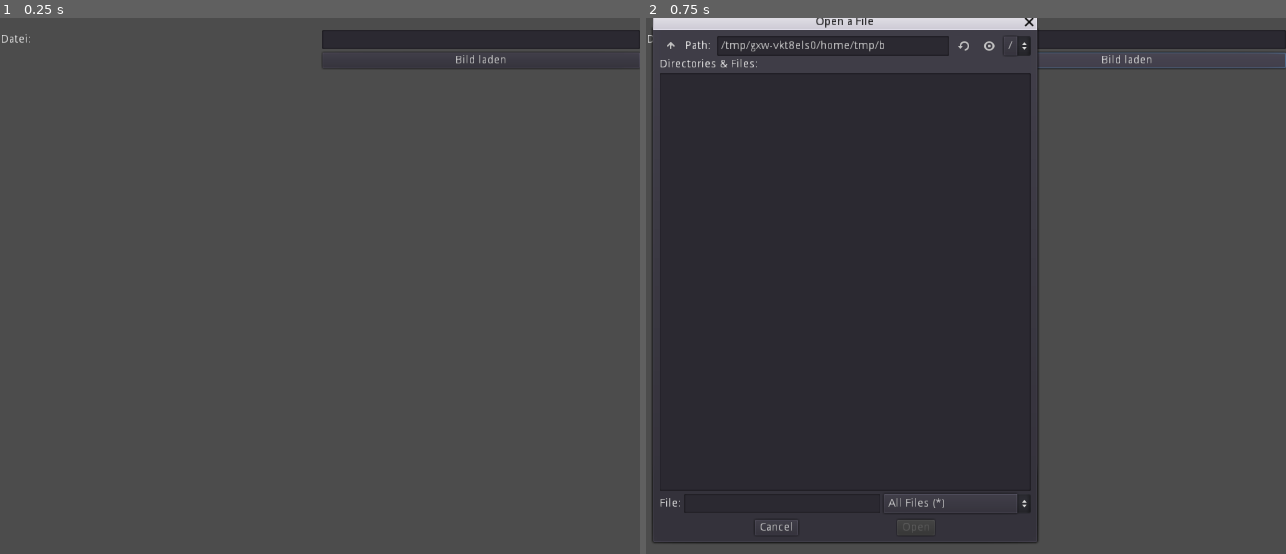
Above: before the commit, frames 1-2 (left to right).
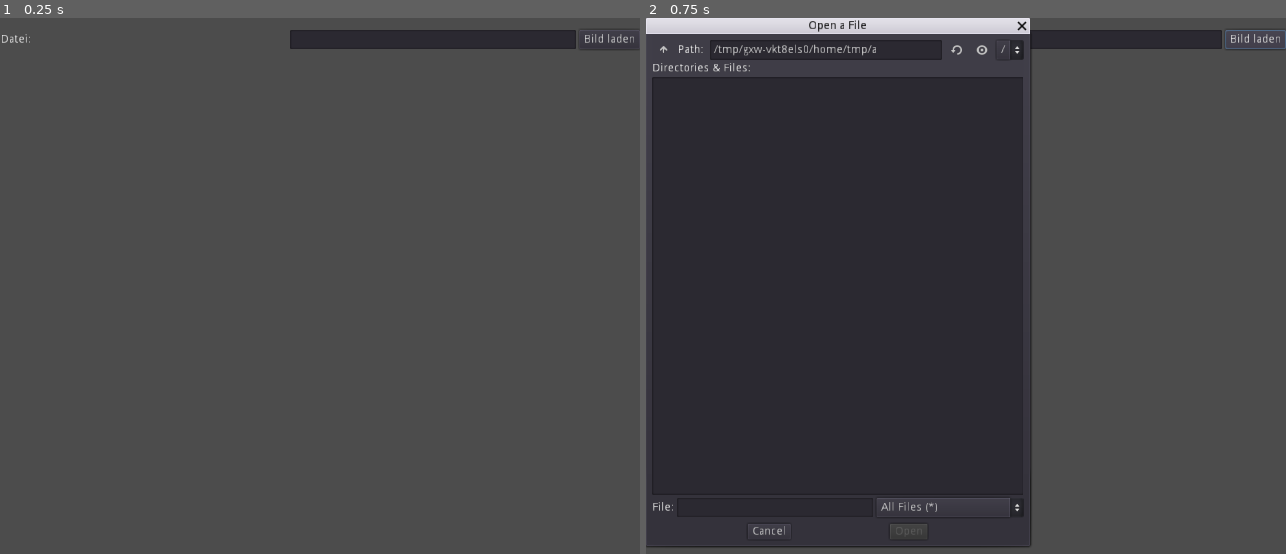
Above: after the commit, the same moments.

Repository: BVPlaten/GodotUI
Game: Godot game, scene res://LoadImage.tscn
The game is run twice, just before and just after one commit, with the same random seed, the same clock (stepped at 60 frames per second) and the same inputs. Before the commit the project starts from res://Node2D.tscn.
Inputs:
- Up to frame 1 (0.25 s): no input
- Up to frame 2 (0.75 s): click "Bild laden" at 0.5 s

The runs differ from the first frame. In frame 1, 0.5% of the frame differs, in the area x 45-100%, y 2-10%; in frame 2, 3.6%, in the area x 0-100%, y 0-99%.

Commit message:
missing file added

Diff:
--- a/DateiLaden.gd
+++ b/DateiLaden.gd
@@ -1,33 +1,43 @@
 extends Node2D
+var commandlineargs = OS.get_cmdline_args()
 
-
-# Declare member variables here. Examples:
-# var a = 2
-# var b = "text"
-
-
-# Called when the node enters the scene tree for the first time.
+# you can set a filename with a commandline-parameter
 func _ready():
-	pass # Replace with function body.
-
+	if(commandlineargs.size() > 0) :
+		$GridContainer/TextEdit.text = commandlineargs[0]
+		_on_btn_LoadPict_pressed()
+	return
 
 # Called every frame. 'delta' is the elapsed time since the previous frame.
 func _process(delta):
 	var projectResolution=get_viewport().size
 	$TextureRect.rect_size = projectResolution
+	return
+
+# textedit can get the path.
+# if nothing useable found then the file-dialog is opened
+func _on_btn_LoadPict_pressed():
+	var imageFile : String = $GridContainer/TextEdit.text.strip_edges()
+	if( imageFile.empty() ):
+		$FileDialog.show()
+	else:
+		load_image(imageFile)
+	return
 
 func _on_FileDialog_file_selected(path):
 	var bildDatei = path + $FileDialog.filename
 	$GridContainer/TextEdit.text = bildDatei
+	load_image(bildDatei)
+	return
+
+func load_image(file):
 	var image = Image.new()
-	var err = image.load(bildDatei)
+	var err = image.load(file)
 	if err != OK:
 		print("Texture falsch !")
-		return
+		return false
 	else:
 		var txtre = ImageTexture.new()
 		txtre.create_from_image(image, 0)
 		$TextureRect.texture = txtre
-
-func _on_btn_LoadPict_pressed():
-	$FileDialog.show()
+	return
--- a/project.godot
+++ b/project.godot
@@ -16,7 +16,7 @@
 [application]
 
 config/name="UserInterfaces"
-run/main_scene="res://Node2D.tscn"
+run/main_scene="res://LoadImage.tscn"
 config/icon="res://icon.png"
 
 [display]
